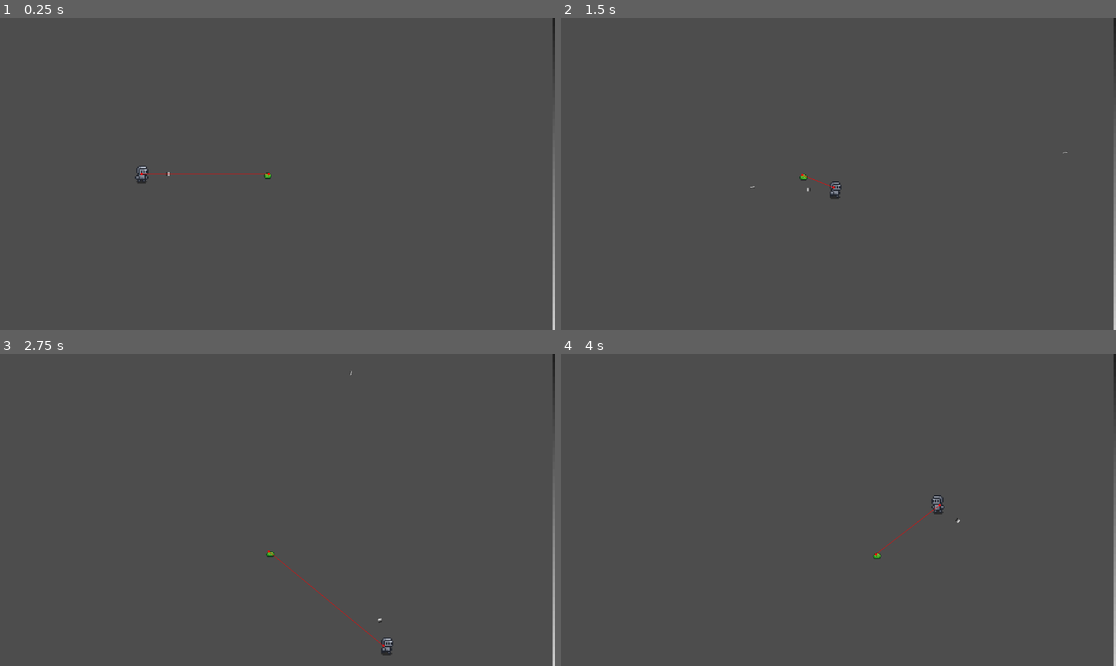
Above: before the commit, frames 1-4 (two rows, left to right).
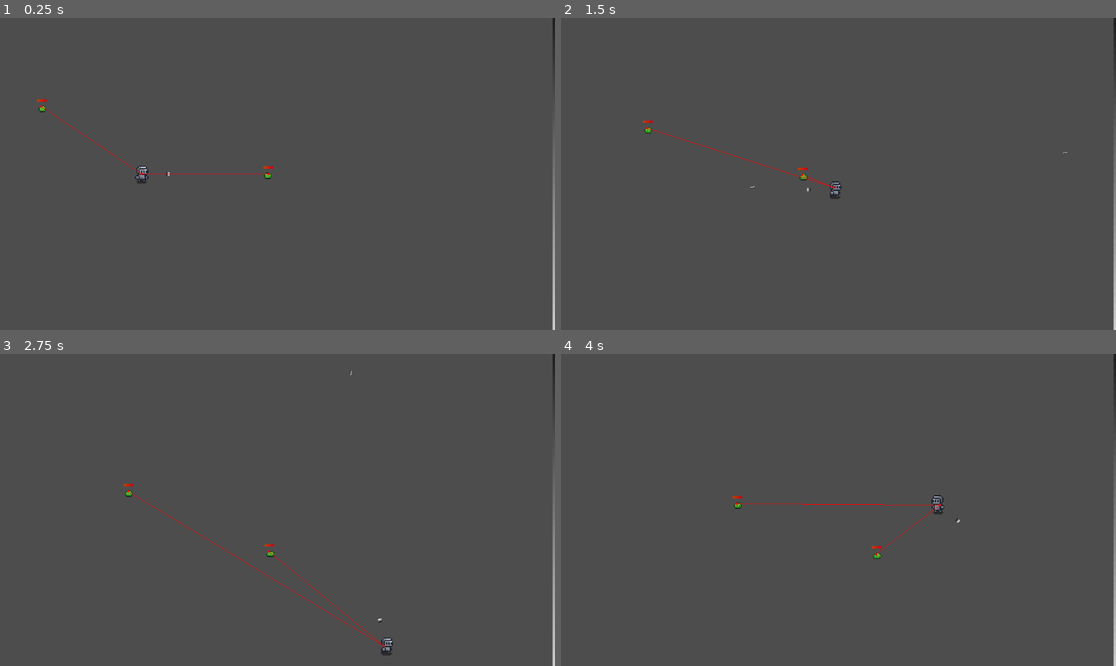
Above: after the commit, the same moments.

Repository: Fishybearr/Global26
Game: Godot game, scene res://root.tscn
Same seed, same stepped clock (60 frames per second), same inputs: the game is played once before the commit and once after it.
Inputs (mouse positions are in pixels of both pictures, inside the frame that each line leads up to):
- Up to frame 1 (0.25 s): no input
- Up to frame 2 (1.5 s): move the mouse to (960, 158) at 0.52 s; hold D (x_right) 0.53-1.28 s; tap Space (hit_attack) at 0.6, 1.35 s; move the mouse to (727, 189) at 1.27 s; hold S (y_down) from 1.28 s (still down)
- Up to frame 3 (2.75 s): move the mouse to (333, 441) at 2.02 s; release S (y_down) at 2.03 s; hold D (x_right) from 2.03 s (still down); tap Space (hit_attack) at 2.1 s
- Up to frame 4 (4 s): move the mouse to (810, 572) at 2.77 s; release D (x_right) at 2.78 s; hold W (y_up) 2.78-3.53 s; tap Space (hit_attack) at 2.85, 3.6 s; move the mouse to (1005, 556) at 3.52 s; hold A (x_left) from 3.53 s (still down)

The runs differ from the first frame. In frame 1, 0.1% of the frame differs, in the area x 6-50%, y 26-50%; in frame 2, 0.1%; in frame 3, 0.2%, in the area x 22-69%, y 41-94%; in frame 4, 0.1%.

Commit message:
Add basic health bars to enemies

Diff:
--- a/Enemy.gd
+++ b/Enemy.gd
@@ -6,6 +6,7 @@
 
 @export var movement_speed = 5000;
 
+@onready var health_bar: TextureProgressBar = $TextureProgressBar
 
 #get ref to player
 @onready var player: Player = $"../Player"
@@ -28,6 +29,9 @@
 #TODO: check when near player, if close enough, then we should run attack anim on a timer
 # at a random interval
 func _physics_process(delta: float) -> void:
+
+	#doesn't need to happen every physics tick but it works for now
+	health_bar.value = health
 
 
 	#if player's within like 60 we can attack
--- a/enemy.tscn
+++ b/enemy.tscn
@@ -110,6 +110,22 @@
 "speed": 10.0
 }]
 
+[sub_resource type="Gradient" id="Gradient_4gyqm"]
+colors = PackedColorArray(0.18039216, 0.23137255, 0.27450982, 1, 0.1805965, 0.22960609, 0.2744384, 1)
+
+[sub_resource type="GradientTexture2D" id="GradientTexture2D_qi2p4"]
+gradient = SubResource("Gradient_4gyqm")
+width = 20
+height = 5
+
+[sub_resource type="Gradient" id="Gradient_iifgy"]
+colors = PackedColorArray(0.7696464, 0.24937105, 0, 1, 0.79268336, 0, 0.085680164, 1)
+
+[sub_resource type="GradientTexture2D" id="GradientTexture2D_epg4t"]
+gradient = SubResource("Gradient_iifgy")
+width = 20
+height = 5
+
 [node name="Enemy" type="CharacterBody2D" unique_id=1328005184]
 script = ExtResource("1_7k104")
 
@@ -129,6 +145,15 @@
 scale = Vector2(1.375, 1.375)
 sprite_frames = SubResource("SpriteFrames_ar8e5")
 animation = &"Idle"
-frame_progress = 0.46946645
+frame_progress = 0.7707025
+
+[node name="TextureProgressBar" type="TextureProgressBar" parent="." unique_id=169341304]
+offset_left = -10.0
+offset_top = -16.0
+offset_right = 10.0
+offset_bottom = -11.0
+value = 100.0
+texture_under = SubResource("GradientTexture2D_qi2p4")
+texture_progress = SubResource("GradientTexture2D_epg4t")
 
 [connection signal="timeout" from="Timer" to="." method="_on_timer_timeout"]
--- a/root.tscn
+++ b/root.tscn
@@ -78,5 +78,8 @@
 
 [node name="Enemy" parent="." unique_id=1328005184 instance=ExtResource("4_28aoi")]
 
+[node name="Enemy2" parent="." unique_id=144937512 instance=ExtResource("4_28aoi")]
+position = Vector2(-505, -150)
+
 [node name="NavigationRegion2D" type="NavigationRegion2D" parent="." unique_id=1077877043]
 navigation_polygon = SubResource("NavigationPolygon_28aoi")
